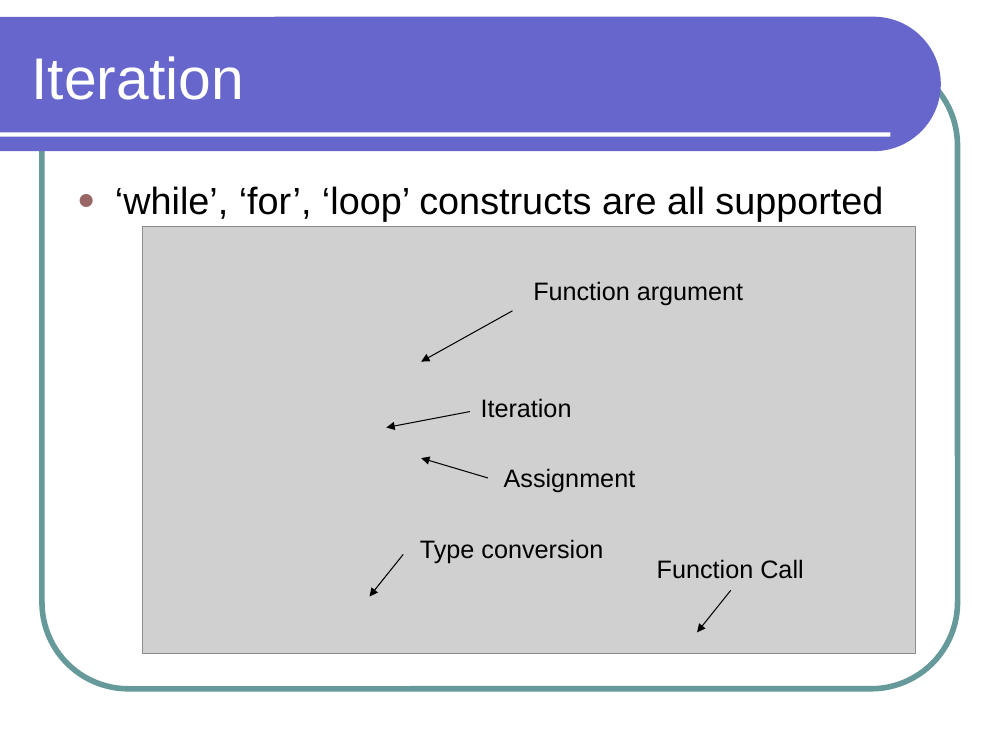
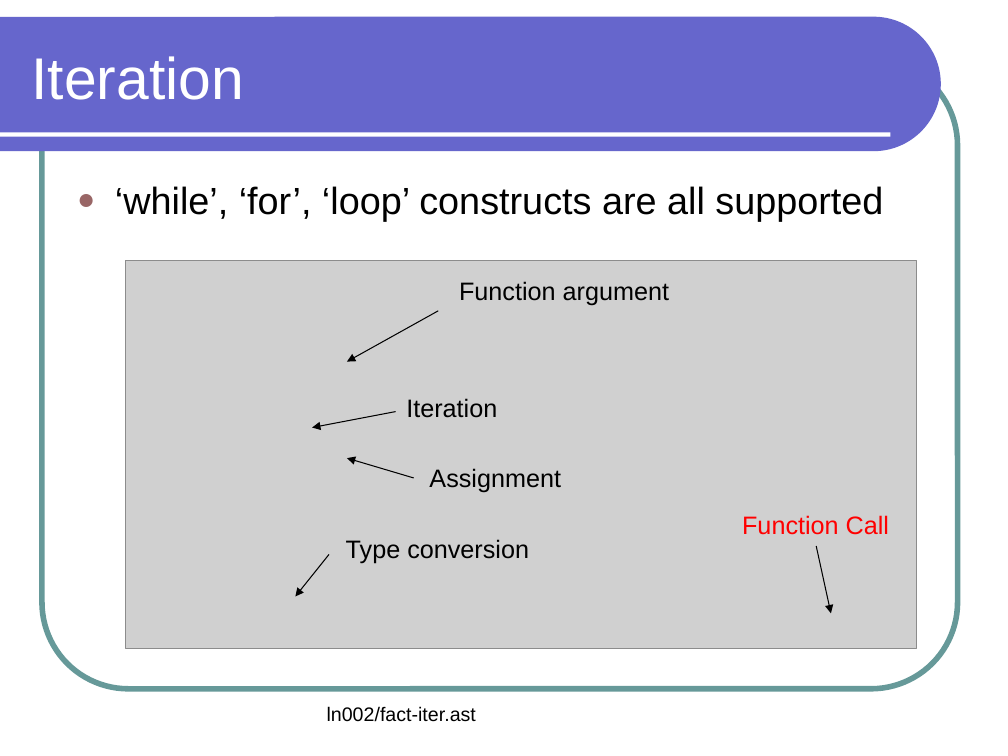
Before and after one commit to lutzhamel/CSC301, a slide deck: slide 3 of notes/csc301-ln002.ppt. Drawn at 1008x756 pixels with LibreOffice and Linux fonts; fonts in the diff are those of the drawing; grey boxes stand for pictures. Boxes give left, top, right and bottom in pixels: in the first picture for what was removed or moved away, otherwise in the second. Text is boxed around its words. In the diff, an @@ line names an element or a change of style, - is before the commit and + after.

```diff
--- a/notes/csc301-ln002.ppt
+++ b/notes/csc301-ln002.ppt
@@ picture: place and size @@
-picture at [143,227,916,654]
+picture at [126,260,917,648]
@@ 4 texts, 4 arrows: place and size @@
-4 texts, 4 arrows at [370,281,743,597]
+4 texts, 4 arrows at [295,281,669,597]
@@ text "Function Call": place and size @@
-text "Function Call" at [657,559,803,579]
+text "Function Call" at [742,515,889,535]
@@ text "Function Call" at [742,515,889,535]: text colour #000000 to #FF0000 @@
@@ arrow moved from (731, 591) - (698, 632) to (816, 546) - (831, 613) @@
@@ text added at [327,706,476,722], 14 pt, text #000000 @@
+ln002/fact-iter.ast
```
Also in this commit, not shown: 10 other slides changed, 1 slide added, 1 slide removed, 10 other files.
